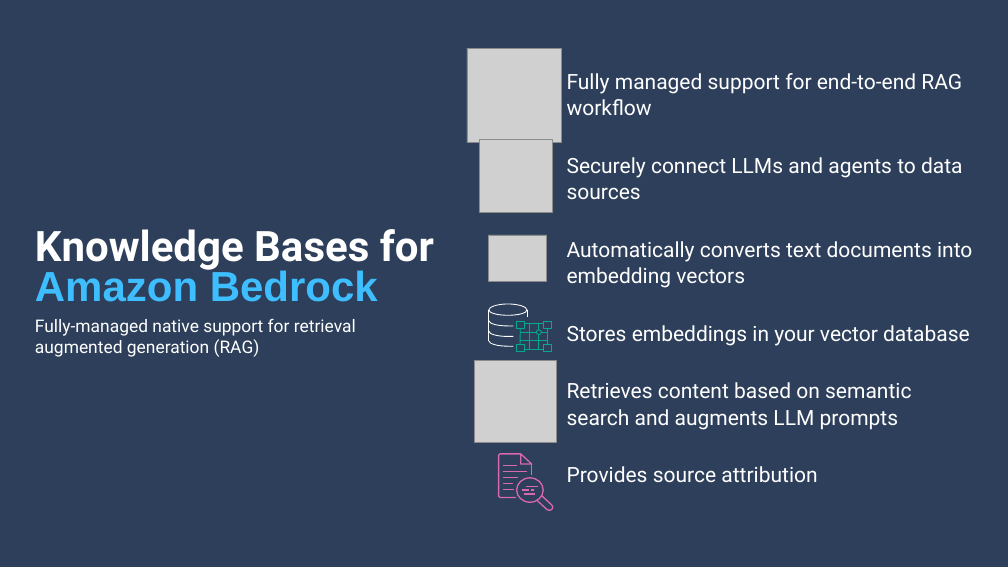
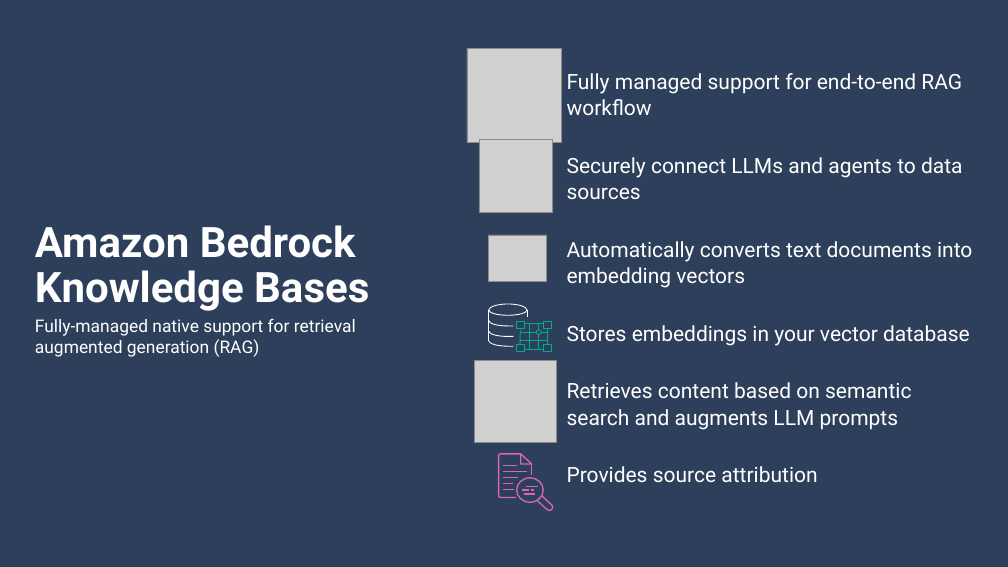
Before and after one commit to aws-samples/contact-center-genai-agent, a slide deck: slide 9 of docs/A self-service RAG solution for contact centers.pptx. Drawn at 1008x567 pixels with LibreOffice and Linux fonts; fonts in the diff are those of the drawing; grey boxes stand for pictures. Boxes give left, top, right and bottom in pixels: in the first picture for what was removed or moved away, otherwise in the second. Text is boxed around its words. In the diff, an @@ line names an element or a change of style, - is before the commit and + after.

Commit message:
Updated service name to Amazon Bedrock Knowledge Bases.

```diff
--- a/docs/A self-service RAG solution for contact centers.pptx
+++ b/docs/A self-service RAG solution for contact centers.pptx
@@ text at (x1=35, y1=225, x2=369, y2=311): text changed @@
-Knowledge Bases for
+Amazon Bedrock
+Knowledge Bases
@@ text removed at (x1=35, y1=268, x2=378, y2=302) @@
-Amazon Bedrock
```
Also in this commit, not shown: 1 other slide changed, 1 other file.
